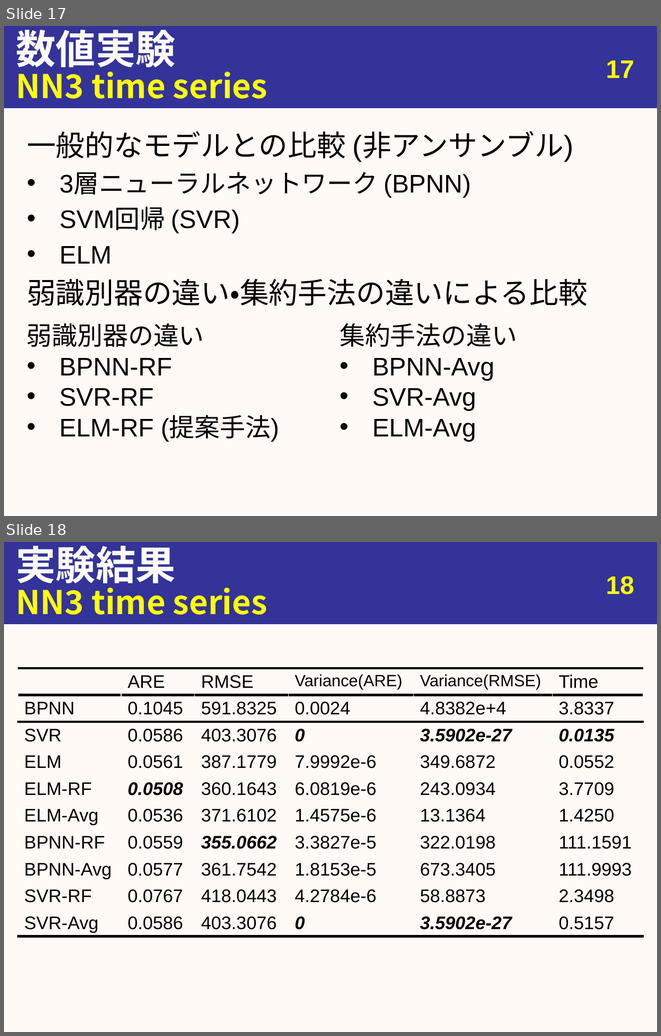
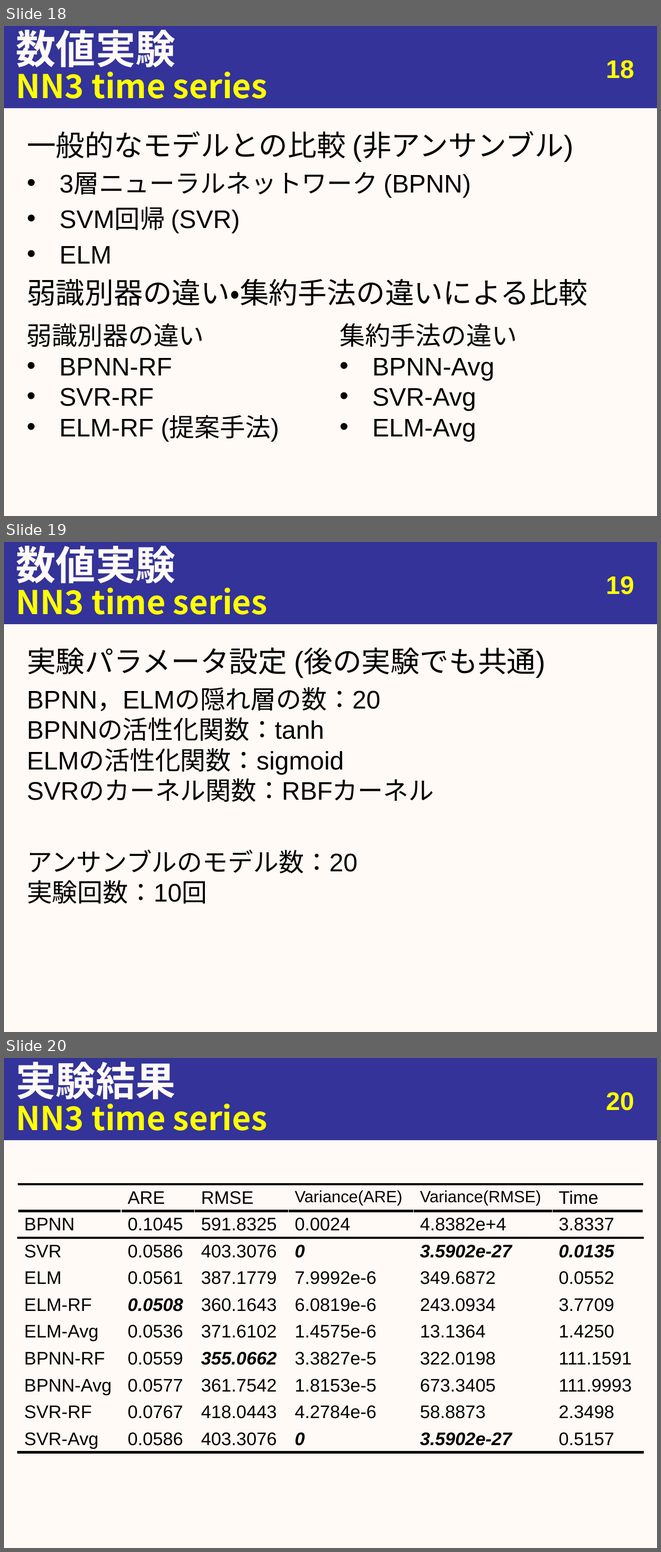
Before and after one commit to youle921/Slide-maintain, a slide deck: slide_0527/20190527_urita_eng.pptx. Shown one above the other, each under a label of ours: slides 17 and 18 before the commit, slides 18, 19 and 20 after it. The pictures are 661x1036 and 661x1552 pixels, drawn with LibreOffice and Linux fonts; fonts in the diff are those of the drawing. Boxes give left, top, right and bottom in pixels: in the first picture for what was removed or moved away, otherwise in the second. Text is boxed around its words. In the diff, an @@ line names an element or a change of style, - is before the commit and + after.

```diff
--- a/slide_0527/20190527_urita_eng.pptx
+++ b/slide_0527/20190527_urita_eng.pptx
@@ slide 19 added at bbox=[4, 542, 657, 1032], background #FFFAF5; not listed: 1 template element that a slide beside it also shows @@
@@ title added at bbox=[16, 546, 176, 590], 44 pt, text #FFFAF5, bold @@
+数値実験
@@ text added at bbox=[16, 581, 267, 615], 36 pt, text #FFFF00, bold @@
+NN3 time series
@@ page number added at bbox=[606, 576, 634, 594], 28 pt, text #FFFF00, bold @@
+19
@@ text added at bbox=[27, 647, 546, 903], 28 pt, text #000000 @@
+実験パラメータ設定 (後の実験でも共通)
+BPNN，ELMの隠れ層の数：20
+BPNNの活性化関数：tanh
+ELMの活性化関数：sigmoid
+SVRのカーネル関数：RBFカーネル
+アンサンブルのモデル数：20
+実験回数：10回
@@ what was slide 17 is now slide 18 @@
@@ page number at bbox=[606, 60, 634, 78]: text changed @@
-17
+18
@@ what was slide 18 is now slide 20 @@
@@ page number at bbox=[606, 1092, 634, 1110]: text changed @@
-18
+20
```
Also in this commit, not shown: 3 slides changed, 1 other slide added, 6 other files.
